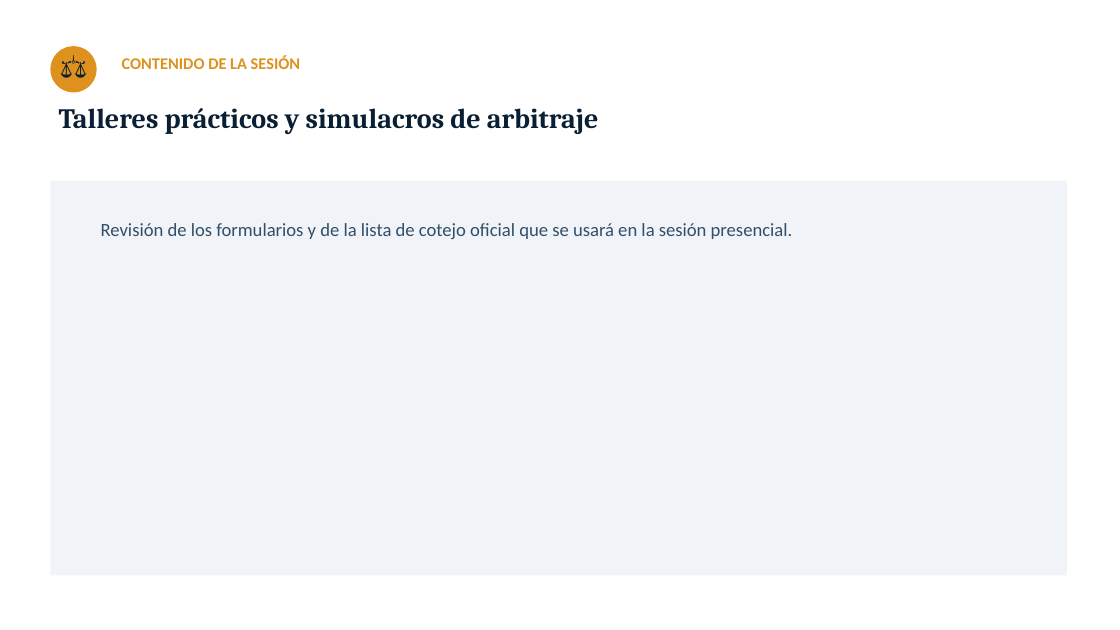
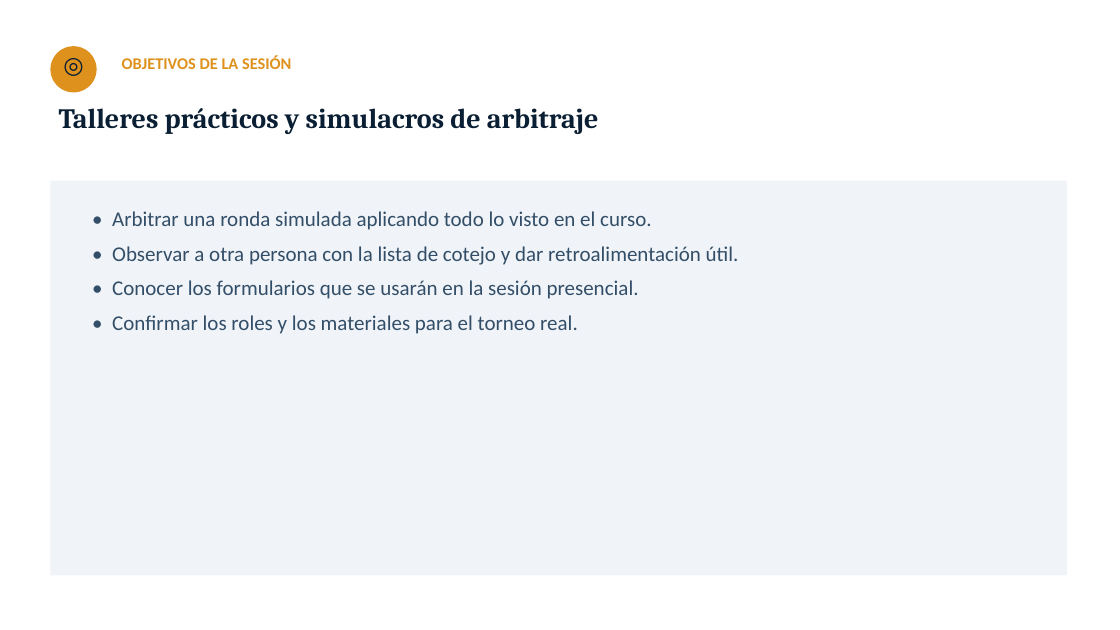
Before and after one commit to GMpupilo2026/Pagina-Completa, a slide deck: slide 2 of cursos/recursos/formacion-ajedrez/07-talleres-y-simulacros-de-arbitraje.pptx (slide 3 before the commit). Drawn at 1120x630 pixels with LibreOffice and Linux fonts; fonts in the diff are those of the drawing. Boxes give left, top, right and bottom in pixels: in the first picture for what was removed or moved away, otherwise in the second. Text is boxed around its words. In the diff, an @@ line names an element or a change of style, - is before the commit and + after.

```diff
--- a/cursos/recursos/formacion-ajedrez/07-talleres-y-simulacros-de-arbitraje.pptx
+++ b/cursos/recursos/formacion-ajedrez/07-talleres-y-simulacros-de-arbitraje.pptx
@@ text at (50,46,97,92): text changed @@
-⚖
+◎
@@ text at (122,56,291,69): text changed @@
-CONTENIDO DE LA SESIÓN
+OBJETIVOS DE LA SESIÓN
@@ text at (112,211,739,334): text changed; size 16 to 18 pt @@
-Revisión de los formularios y de la lista de cotejo oficial que se usará en la sesión presencial.
+• Arbitrar una ronda simulada aplicando todo lo visto en el curso.
+• Observar a otra persona con la lista de cotejo y dar retroalimentación útil.
+• Conocer los formularios que se usarán en la sesión presencial.
+• Confirmar los roles y los materiales para el torneo real.
```
Also in this commit, not shown: 16 slides added, 2 slides removed, 28 other files.
